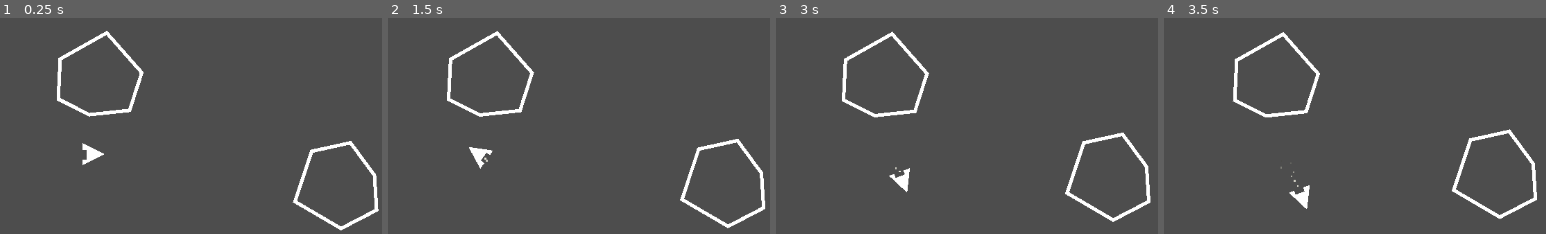
Above: before the commit, frames 1-4 (left to right).
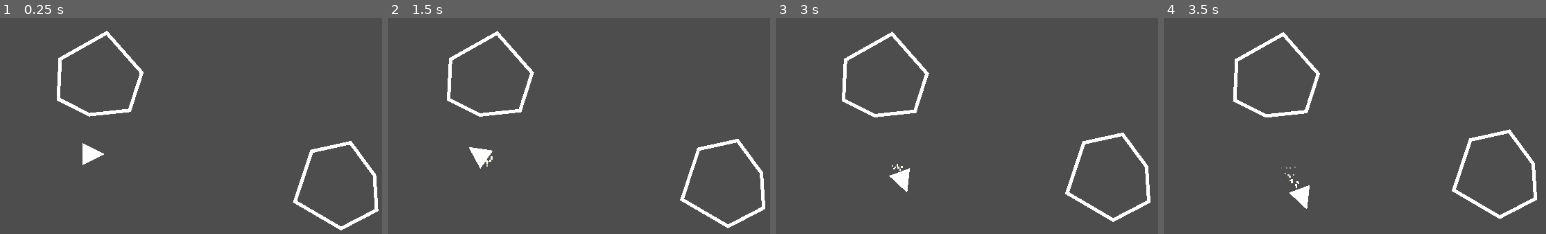
Above: after the commit, the same moments.

Repository: SerJolion/Asteroids
Game: Godot game, scene res://Scenes/main_scene.tscn
The game is run twice, just before and just after one commit, with the same random seed, the same clock (stepped at 60 frames per second) and the same inputs. The project has no main scene, so this scene is started directly.
Inputs:
- Up to frame 1 (0.25 s): no input
- Up to frame 2 (1.5 s): tap Enter (ui_accept) at 0.5, 0.77 s; hold Right (ui_right) 0.53-1.28 s; hold Down (ui_down) from 1.28 s (still down)
- Up to frame 3 (3 s): tap Enter (ui_accept) at 1.52 s; release Down (ui_down) at 2.03 s; hold Right (ui_right) 2.03-2.78 s; hold Up (ui_up) from 2.78 s (still down)
- Up to frame 4 (3.5 s): keep holding Up (ui_up); tap Enter (ui_accept) at 3.02 s
The pictures show only the part of the screen within x 23-73%, y 0-50%; the shares and areas given below are measured in that part.

The runs differ from the first frame. In frame 1, less than 0.1% of the frame differs, in the area x 21-23%, y 61-66%; in frame 2, 0.1%; in frame 3, 0.1%; in frame 4, 0.1%, in the area x 30-37%, y 68-82%.

Commit message:
Доработал персонажа
Добавил возможность врезаться в препятствия и получать от этого урон. Доработал частицы огня из двигателя.

Diff:
--- a/Objects/player.tscn
+++ b/Objects/player.tscn
@@ -3,7 +3,8 @@
 [ext_resource type="Script" path="res://Scripts/PlayerLogic.gd" id="1_kt0p5"]
 
 [sub_resource type="Gradient" id="Gradient_mmr0o"]
-colors = PackedColorArray(1, 0.996535, 0.943663, 1, 0, 0, 0, 1)
+offsets = PackedFloat32Array(0.297229, 1)
+colors = PackedColorArray(1, 0.996535, 0.943663, 1, 1, 1, 1, 0)
 
 [sub_resource type="GradientTexture1D" id="GradientTexture1D_gk5bi"]
 gradient = SubResource("Gradient_mmr0o")
@@ -16,6 +17,8 @@
 curve = SubResource("Curve_4ujcw")
 
 [sub_resource type="ParticleProcessMaterial" id="ParticleProcessMaterial_bo5wu"]
+emission_shape = 3
+emission_box_extents = Vector3(1, 3, 1)
 particle_flag_disable_z = true
 direction = Vector3(-1, 0, 0)
 gravity = Vector3(0, 0, 0)
@@ -30,19 +33,29 @@
 
 [node name="Player" type="CharacterBody2D"]
 motion_mode = 1
+platform_on_leave = 2
 script = ExtResource("1_kt0p5")
 
-[node name="CollisionPolygon2D" type="CollisionPolygon2D" parent="."]
-polygon = PackedVector2Array(10, 0, -6, -8, -6, 8, 2.45, 3.775)
+[node name="Visual" type="Polygon2D" parent="."]
+polygon = PackedVector2Array(10, 0, -6, -8, -6, 8)
 
-[node name="Visual" type="Polygon2D" parent="."]
-polygon = PackedVector2Array(10, 0, -6, -8, -6, -3, -3, -3, -3, 4, -6, 4, -6, 8)
+[node name="Colider" type="CollisionPolygon2D" parent="."]
+self_modulate = Color(0, 1, 0, 1)
+polygon = PackedVector2Array(9, 0, -5, -7, -5, 7)
+
+[node name="HurtBox" type="Area2D" parent="."]
+self_modulate = Color(0.266667, 0.505882, 0.376471, 1)
+
+[node name="CollisionPolygon2D2" type="CollisionPolygon2D" parent="HurtBox"]
+polygon = PackedVector2Array(10, 0, -6, -8, -6, 8)
 
 [node name="Particles" type="GPUParticles2D" parent="."]
-position = Vector2(-4, 0)
-emitting = false
-amount = 10
+position = Vector2(-7, 0)
+amount = 20
 process_material = SubResource("ParticleProcessMaterial_bo5wu")
+lifetime = 0.5
 
 [node name="BulletPosition" type="Node2D" parent="."]
 position = Vector2(19, 0)
+
+[connection signal="body_entered" from="HurtBox" to="." method="_on_hurt_box_body_entered"]
--- a/Scripts/PlayerLogic.gd
+++ b/Scripts/PlayerLogic.gd
@@ -6,6 +6,7 @@
 @onready var BulletPostition:Node2D = $BulletPosition
 
 @export var Health:float = 100.0
+@export var ContactDamage:float = 50.0
 
 const SPEED = 150
 const ROTATION_SPEED = 5
@@ -30,8 +31,21 @@
 
 	move_and_slide()
 
+func SetHealth(value:float)->void:
+	Health = value
+	if Health <= 0:
+		Destroy()
+
+func Destroy():
+	queue_free()
+
 func Shoot():
 	var Bullet:Node2D = BulletScene.instantiate()
 	get_parent().add_child(Bullet)
 	Bullet.translate(BulletPostition.global_position)
 	Bullet.rotation = rotation
+
+
+func _on_hurt_box_body_entered(body):
+	if body != self:
+		SetHealth(Health-ContactDamage)
